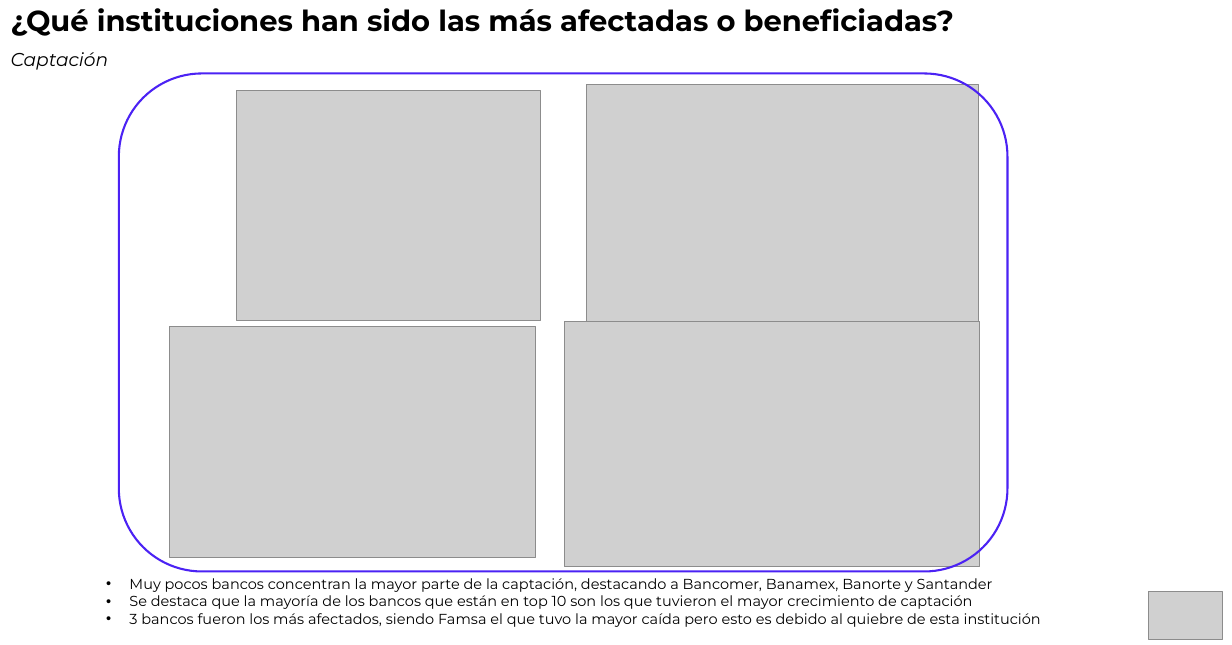
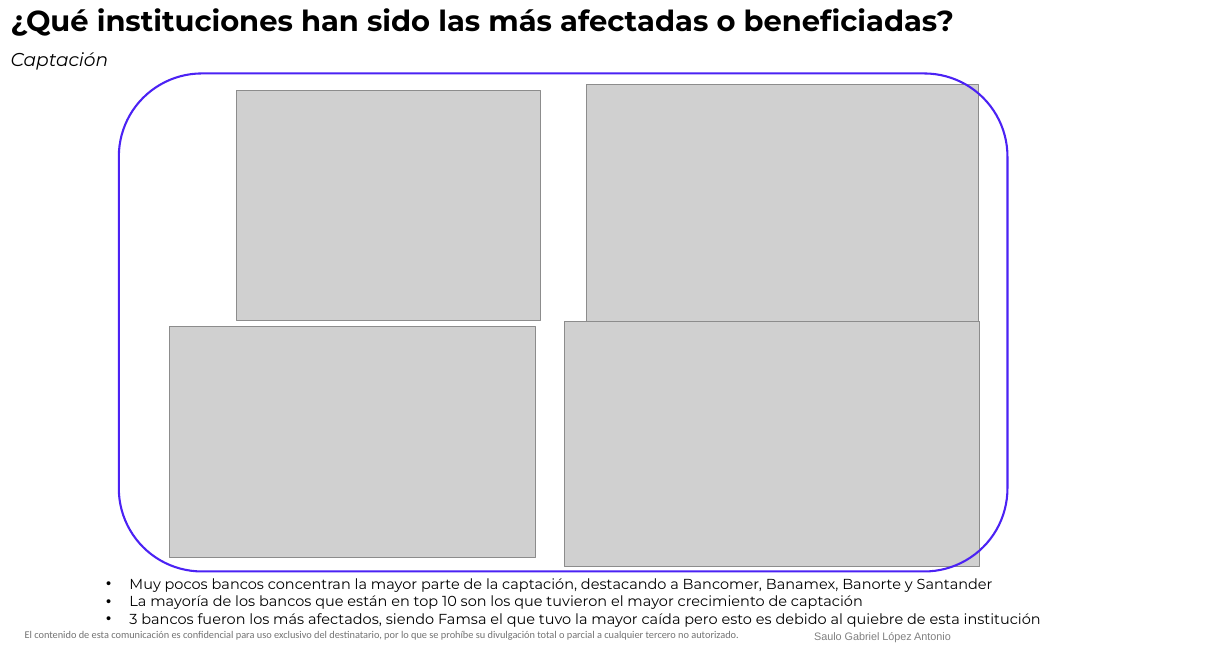
Before and after one commit to saulopez27/Impacto_banca_mexicana_covid, a slide deck: slide 4 of Impacto Banca mexicana por Covid.pptx. Drawn at 1232x645 pixels with LibreOffice and Linux fonts; fonts in the diff are those of the drawing; grey boxes stand for pictures; background and template pictures are left out. Boxes give left, top, right and bottom in pixels: in the first picture for what was removed or moved away, otherwise in the second. Text is boxed around its words. In the diff, an @@ line names an element or a change of style, - is before the commit and + after.

```diff
--- a/Impacto Banca mexicana por Covid.pptx
+++ b/Impacto Banca mexicana por Covid.pptx
@@ text at [129,595,863,609]: text changed @@
-• Se destaca que la mayoría de los bancos que están en top 10 son los que tuvieron el mayor crecimiento de captación
+• La mayoría de los bancos que están en top 10 son los que tuvieron el mayor crecimiento de captación
@@ picture removed at [1149,591,1222,640] @@
@@ text added at [25,631,738,640], 10 pt, text #737373 @@
+El contenido de esta comunicación es confidencial para uso exclusivo del destinatario, por lo que se prohíbe su divulgación total o parcial a cualquier tercero no autorizado.
@@ text added at [814,632,951,642], 10.5 pt, text #808080 @@
+Saulo Gabriel López Antonio
```
Also in this commit, not shown: 16 other slides changed.
